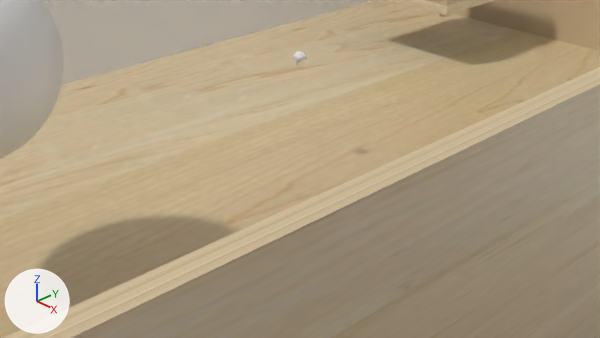
Two versions of the Blender file New_Model_v3.blend, one commit apart.
The view is the same before and after, from the file's camera 'Camera'. Lighting does not change. The marker at lower left points along +X, +Y and +Z.

Before the edit, the objects in view are built like this:
```python
me_cube_001 = bpy.data.meshes.new('Cube.001')
me_cube_001.from_pydata(...)  # a box spanning x -1.0..1.0, y -1.0..1.0, z -1.0..1.0
me_cube_001.materials.append(mat_floor)
me_cube_cube_001 = bpy.data.meshes.new('Cube_Cube.001')
me_cube_cube_001.from_pydata(...)  # a box spanning x -1.0..1.0, y 0.09..1.11, z -1.0..1.0
me_cube_cube_001.materials.append(mat_material_008)  # picture img_san_go_jpg_002
me_earth = bpy.data.meshes.new('Earth')
me_earth.from_pydata(...)  # 1850 vertices, 1936 faces; spans x -2.46..2.46, y -2.49..2.49, z -2.46..2.46
me_earth.polygons.foreach_set('use_smooth', [True] * 1936)
me_earth.materials.append(mat_material)  # its picture is missing
ob_cube_cube_001 = bpy.data.objects.new('Cube_Cube.001', me_cube_cube_001)
ob_cube_cube_001.location = (-1.969, 5.323, 0.921)
ob_cube_cube_001.rotation_euler = (1.571, 0.0, 0.0)  # degrees (90, 0, 0)
ob_earth = bpy.data.objects.new('Earth', me_earth)
ob_earth.location = (0.052, -4.317, 2.515)
ob_earth.rotation_euler = (1.571, 0.0, 3.142)  # degrees (90, 0, 180)
ob_earth.scale = (0.392, 0.392, 0.392)
ob_floor = bpy.data.objects.new('Floor', me_cube_001)
ob_floor.location = (0.0, 0.0, 0.0)
ob_floor.scale = (5.0, 7.5, 0.05)
# also in view: 'Wall' at (0.0, 0.0, 1.55)
```
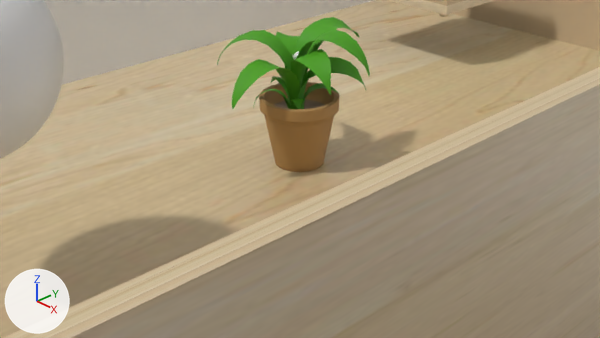
Where the change shows, as pixel boxes [x1, y1, x2, y2] in the pictures (600 x 338 px):
'leaf_Plane.010', added (green)
    after: [217, 17, 370, 109]
'maceta_Cylinder', added (brown)
    after: [259, 82, 340, 172]
    faces in mat_maceta (brown #b08851): [259, 82, 340, 172]
    faces in mat_tierra_maceta (brown #988672): [274, 99, 325, 109]

The change, as a list of edits to the scene's bpy script:
```text
Add mat_tierra_maceta:
    mat_tierra_maceta = principled_material('tierra_maceta')
    mat_tierra_maceta.base_color = (0.314, 0.237, 0.168)  # brown #988672
    mat_tierra_maceta.roughness = 0.757
    mat_tierra_maceta.specular_ior_level = 0.207
Add mat_maceta:
    mat_maceta = principled_material('maceta')
    mat_maceta.base_color = (0.434, 0.248, 0.0822)  # brown #b08851
    mat_maceta.roughness = 0.673
Add mat_leaf_paloagua_jpg:
    mat_leaf_paloagua_jpg = principled_material('leaf_paloagua.jpg')
    mat_leaf_paloagua_jpg.base_color = (0.0714, 0.344, 0.00937)  # green #4c9e18
    mat_leaf_paloagua_jpg.roughness = 0.607
    mat_leaf_paloagua_jpg.specular_ior_level = 0.354
Add me_maceta_cylinder:
    me_maceta_cylinder.from_pydata(...)  # 738 vertices, 736 faces; spans x -0.157..0.157, y 0.0..0.301, z -0.157..0.157
    me_maceta_cylinder.polygons.foreach_set('use_smooth', [True] * 736)
    # faces by material slot: [688, 48]
    me_maceta_cylinder.materials.append(mat_maceta)  # brown #b08851
    me_maceta_cylinder.materials.append(mat_tierra_maceta)  # brown #988672
Add me_leaf_plane_010:
    me_leaf_plane_010.from_pydata(...)  # 671 vertices, 506 faces; spans x -0.289..0.298, y 0.212..0.578, z -0.329..0.323
    me_leaf_plane_010.polygons.foreach_set('use_smooth', [True] * 506)
    me_leaf_plane_010.materials.append(mat_leaf_paloagua_jpg)  # its picture is missing
Add ob_maceta_cylinder:
    ob_maceta_cylinder = bpy.data.objects.new('maceta_Cylinder', me_maceta_cylinder)
    ob_maceta_cylinder.location = (0.0, 0.0, 0.0)
    ob_maceta_cylinder.rotation_euler = (1.571, 0.0, 0.0)  # degrees (90, 0, 0)
    ob_maceta_cylinder.scale = (3.31, 3.31, 3.31)
Add ob_leaf_plane_010:
    ob_leaf_plane_010 = bpy.data.objects.new('leaf_Plane.010', me_leaf_plane_010)
    ob_leaf_plane_010.location = (0.0, 0.0, 0.0)
    ob_leaf_plane_010.rotation_euler = (1.571, 0.0, 0.0)  # degrees (90, 0, 0)
    ob_leaf_plane_010.scale = (3.31, 3.31, 3.31)
```
